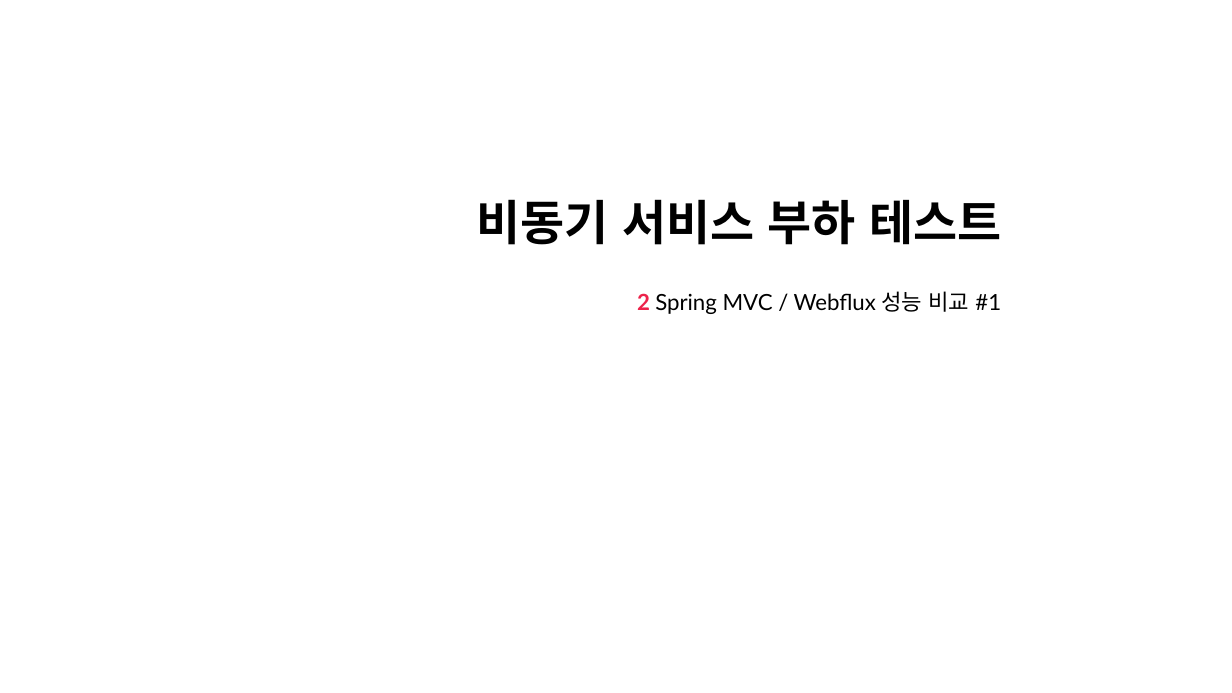
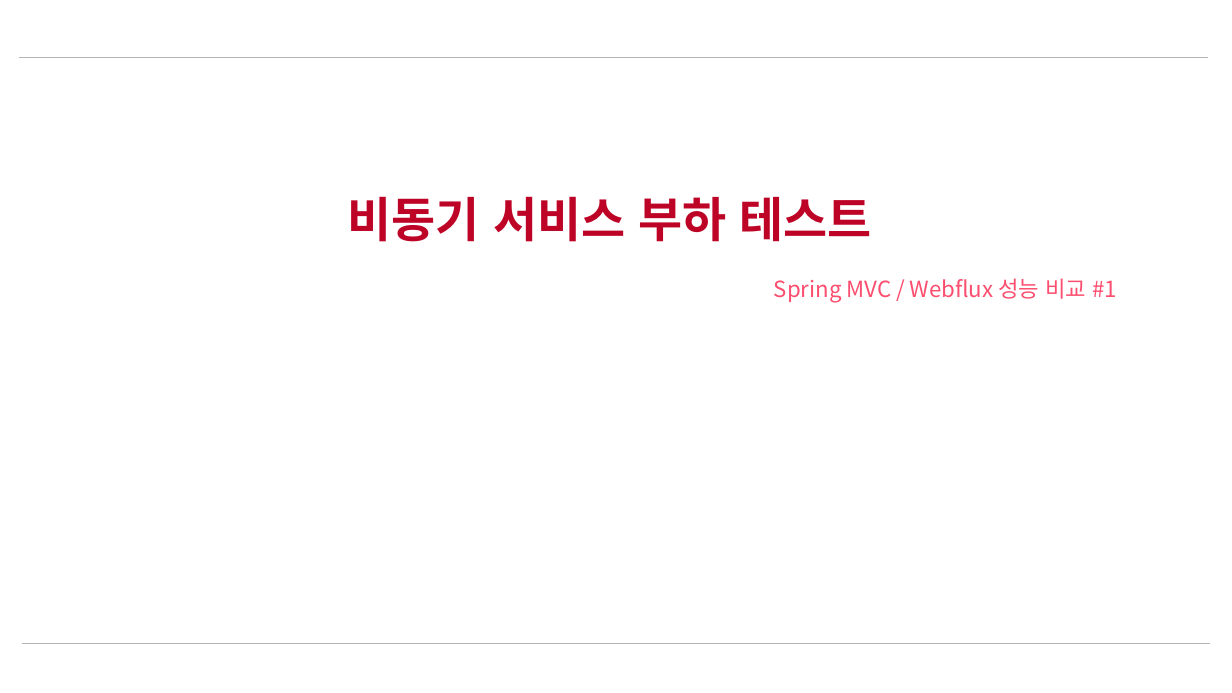
Before and after one commit to nayasis/fastcampus-webflux-coroutine, a slide deck: slide 5 of 99.ppt/Ch4. 성능 테스트.pptx. Drawn at 1232x693 pixels with LibreOffice and Linux fonts; fonts in the diff are those of the drawing; background and template pictures are left out. Boxes give left, top, right and bottom in pixels: in the first picture for what was removed or moved away, otherwise in the second. Text is boxed around its words. In the diff, an @@ line names an element or a change of style, - is before the commit and + after.

```diff
--- a/99.ppt/Ch4. 성능 테스트.pptx
+++ b/99.ppt/Ch4. 성능 테스트.pptx
@@ line added from (20, 57) to (1207, 57), #B3B3B3 0.5 pt @@
@@ title "비동기 서비스 부하 테스트" at (348, 196, 872, 242): font Lato to Noto Sans CJK KR, text colour #000000 to #BD0326; alignment right to centre @@
@@ subtitle at (774, 278, 1117, 303): text changed; font Lato to Noto Sans CJK KR; text colour #000000 to #FC4E6F @@
-2 Spring MVC / Webflux 성능 비교 #1
+Spring MVC / Webflux 성능 비교 #1
@@ line added from (22, 643) to (1210, 643), #B3B3B3 0.5 pt @@
```
Also in this commit, not shown: 20 other slides changed, 3 slides added, 2 other files.
